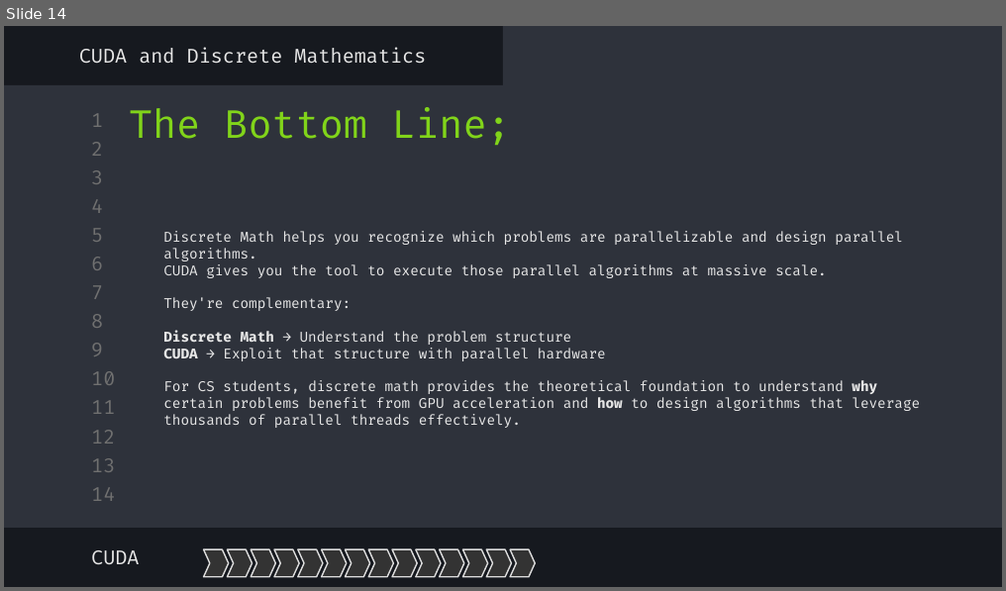
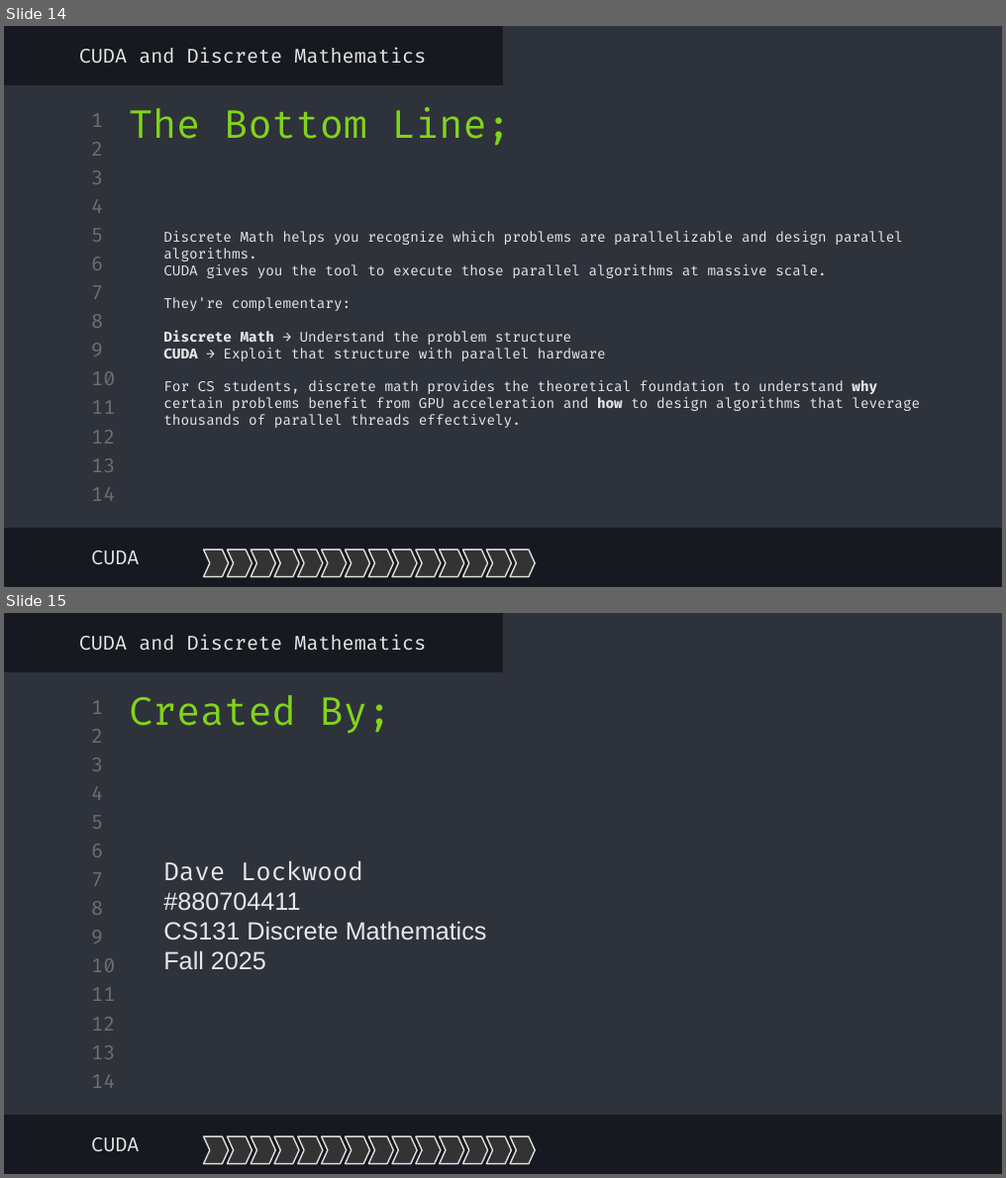
Before and after one commit to dlockwood0281/dlockwood_cs131, a slide deck: Slides/CUDA Slides.pptx. Shown one above the other, each under a label of ours: slide 14 before the commit, slides 14 and 15 after it. The pictures are 1006x591 and 1006x1178 pixels, drawn with LibreOffice and Linux fonts; fonts in the diff are those of the drawing. Boxes give left, top, right and bottom in pixels: in the first picture for what was removed or moved away, otherwise in the second. Text is boxed around its words. In the diff, an @@ line names an element or a change of style, - is before the commit and + after.

Commit message:
add slide 15, update README, and slide 1

```diff
--- a/Slides/CUDA Slides.pptx
+++ b/Slides/CUDA Slides.pptx
@@ slide 15 added at (4,613,1002,1174), background #16191F; not listed: 16 template elements that a slide beside it also shows @@
@@ subtitle added at (79,634,426,651), 14 pt, text #E7E7E7 @@
+CUDA and Discrete Mathematics
@@ title added at (129,695,391,734), 28 pt, text #81D41A @@
+Created By;
@@ text added at (163,861,487,970), 18 pt, text #E7E7E7 @@
+Dave Lockwood
+#880704411
+CS131 Discrete Mathematics
+Fall 2025
@@ subtitle added at (91,1138,139,1153), 14 pt, text #E7E7E7 @@
+CUDA
@@ freeform shape added at (204,1137,229,1163), fill #333333, outline #DDDDDD 0.99 pt @@
@@ freeform shape added at (228,1137,252,1163), fill #333333, outline #DDDDDD 0.99 pt @@
@@ freeform shape added at (251,1137,275,1163), fill #333333, outline #DDDDDD 0.99 pt @@
@@ freeform shape added at (274,1137,299,1163), fill #333333, outline #DDDDDD 0.99 pt @@
@@ freeform shape added at (297,1137,323,1163), fill #333333, outline #DDDDDD 0.99 pt @@
@@ freeform shape added at (322,1137,347,1163), fill #333333, outline #DDDDDD 0.99 pt @@
@@ freeform shape added at (346,1137,370,1163), fill #333333, outline #DDDDDD 0.99 pt @@
@@ freeform shape added at (368,1137,393,1163), fill #333333, outline #DDDDDD 0.99 pt @@
@@ freeform shape added at (392,1137,417,1163), fill #333333, outline #DDDDDD 0.99 pt @@
@@ freeform shape added at (416,1137,442,1163), fill #333333, outline #DDDDDD 0.99 pt @@
@@ freeform shape added at (439,1137,464,1163), fill #333333, outline #DDDDDD 0.99 pt @@
@@ freeform shape added at (463,1137,488,1163), fill #333333, outline #DDDDDD 0.99 pt @@
@@ freeform shape added at (486,1137,511,1163), fill #333333, outline #DDDDDD 0.99 pt @@
@@ freeform shape added at (510,1137,535,1163), fill #333333, outline #DDDDDD 0.99 pt @@
```
Also in this commit, not shown: 13 other slides changed, 3 other files.
